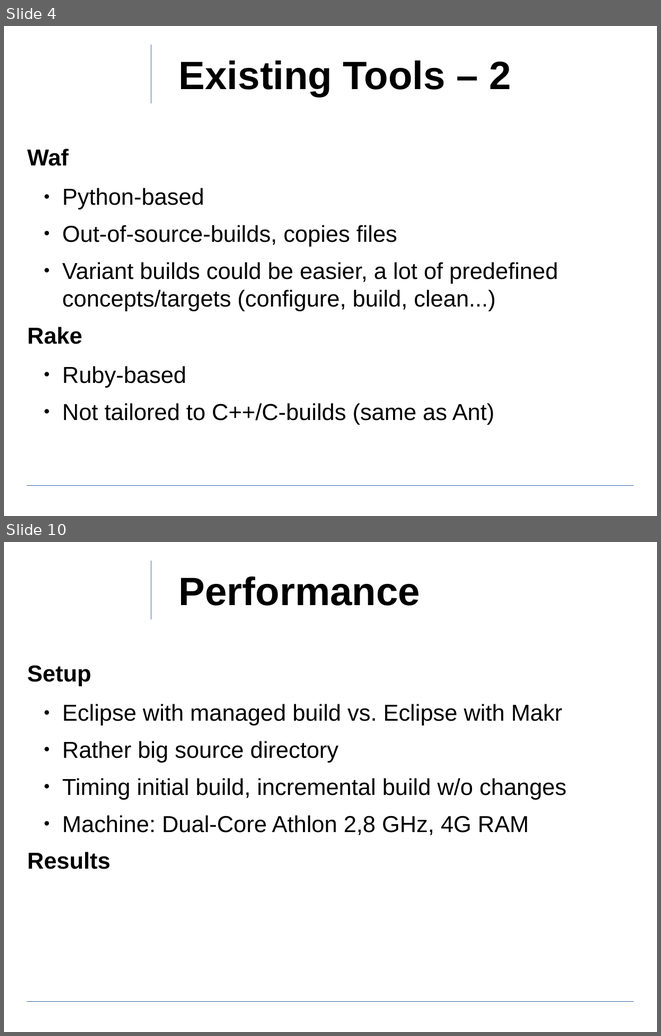
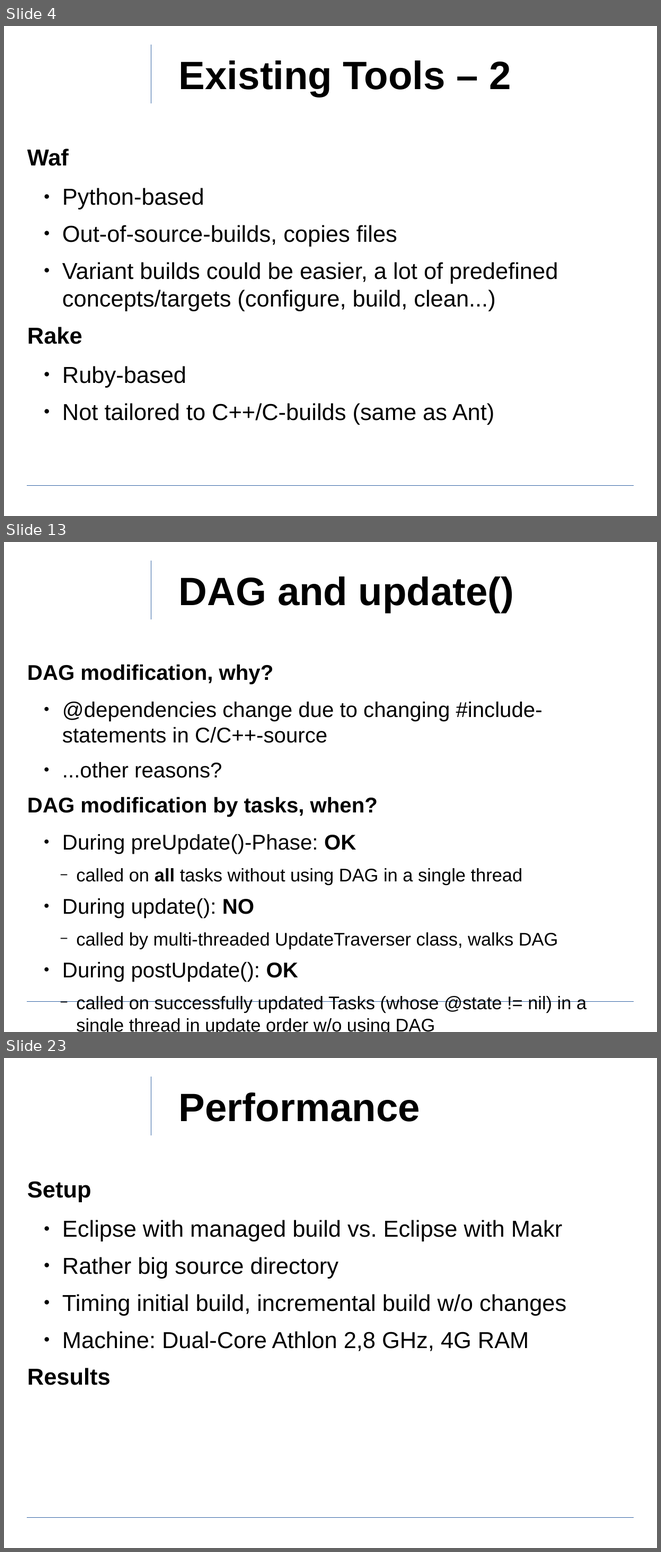
Before and after one commit to ewuenf/Makr, a slide deck: doc/concepts/Makr_Concepts.01.odp. Shown one above the other, each under a label of ours: slides 4 and 10 before the commit, slides 4, 13 and 23 after it; the slides between them are not shown. The pictures are 661x1036 and 661x1552 pixels, drawn with LibreOffice and Linux fonts; fonts in the diff are those of the drawing; background and template pictures are left out. Boxes give left, top, right and bottom in pixels: in the first picture for what was removed or moved away, otherwise in the second. Text is boxed around its words. In the diff, an @@ line names an element or a change of style, - is before the commit and + after.

```diff
--- a/doc/concepts/Makr_Concepts.01.odp
+++ b/doc/concepts/Makr_Concepts.01.odp
@@ slide 13 added at [4, 542, 657, 1032], background #FFFFFF; not listed: 2 template elements that a slide beside it also shows @@
@@ title added at [179, 576, 514, 613], 48 pt, text #000000, bold @@
+DAG and update()
@@ text added at [27, 664, 586, 1032], 25.9 pt, text #000000 @@
+DAG modification, why?
+  ● @dependencies change due to changing #include-statements in C/C++-source
+  ● ...other reasons?
+DAG modification by tasks, when?
+  ● During preUpdate()-Phase: OK
+    − called on all tasks without using DAG in a single thread
+  ● During update(): NO
+    − called by multi-threaded UpdateTraverser class, walks DAG
+  ● During postUpdate(): OK
+    − called on successfully updated Tasks (whose @state != nil) in a single thread in update order w/o using DAG
@@ what was slide 10 is now slide 23 @@
```
Also in this commit, not shown: 8 slides changed, 13 other slides added.
